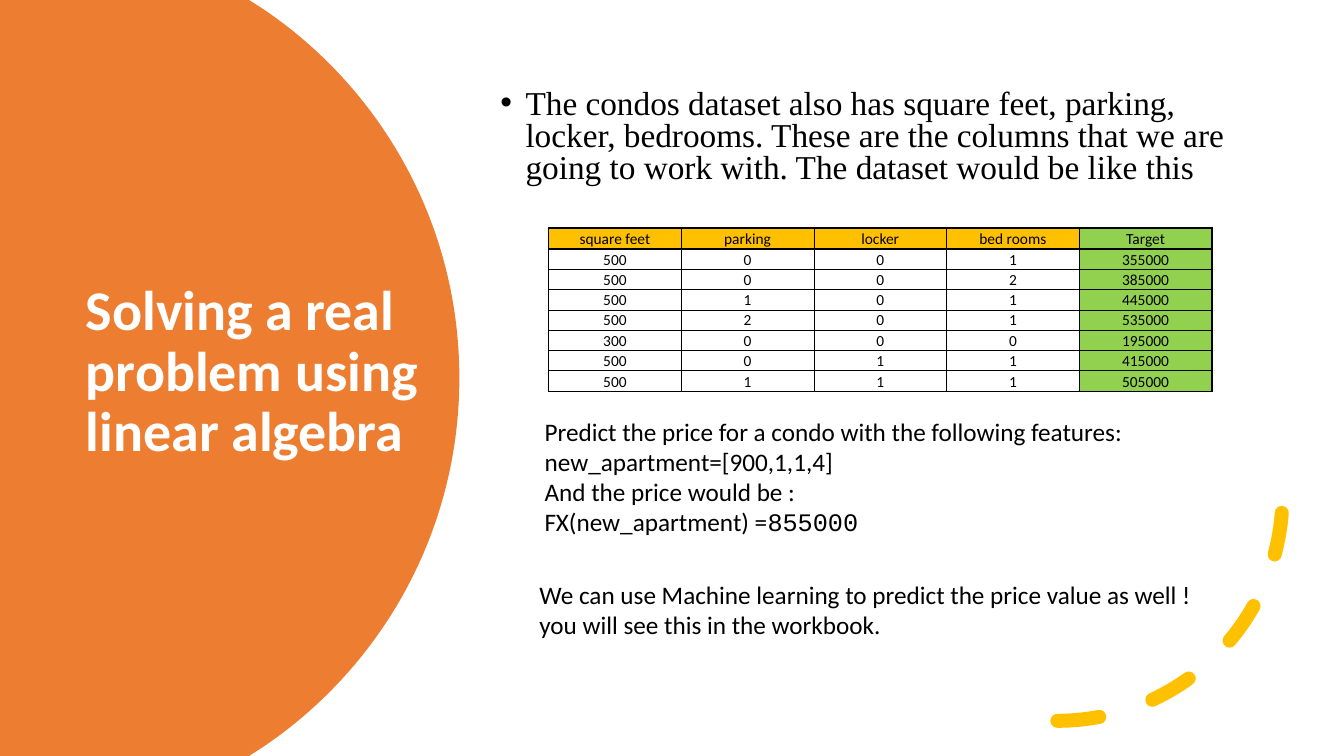
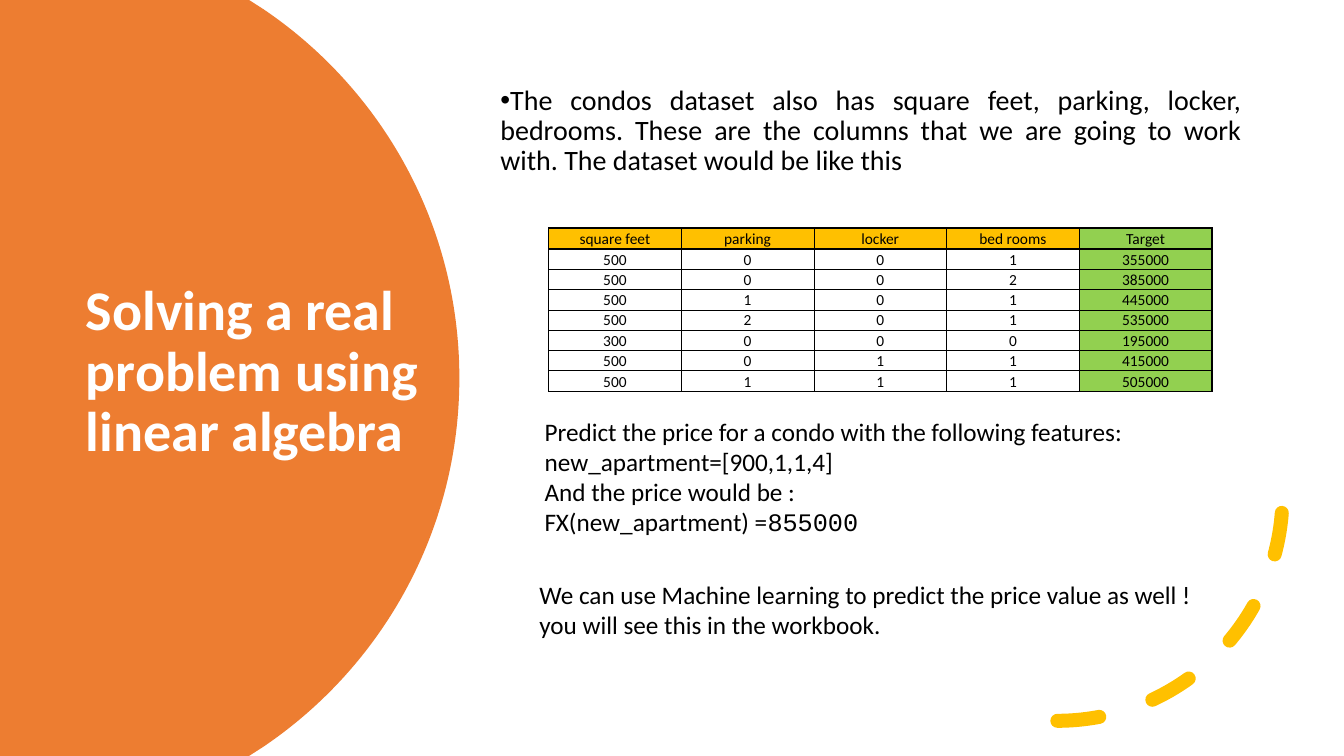
Before and after one commit to BabakEA/Introduction-to-Machine-Learning, a slide deck: slide 6 of Supervised_Learning/Read_Me.pptx. Drawn at 1344x756 pixels with LibreOffice and Linux fonts; fonts in the diff are those of the drawing. Boxes give left, top, right and bottom in pixels: in the first picture for what was removed or moved away, otherwise in the second. Text is boxed around its words. In the diff, an @@ line names an element or a change of style, - is before the commit and + after.

```diff
--- a/Supervised_Learning/Read_Me.pptx
+++ b/Supervised_Learning/Read_Me.pptx
@@ text "The condos dataset also has ..." at box(500, 90, 1241, 171): size 23.8 to 20 pt, font Times New Roman to Calibri; alignment left to justified; indent changed; line spacing 0.8 to 0.9 @@
```
Also in this commit, not shown: 8 other slides changed.
